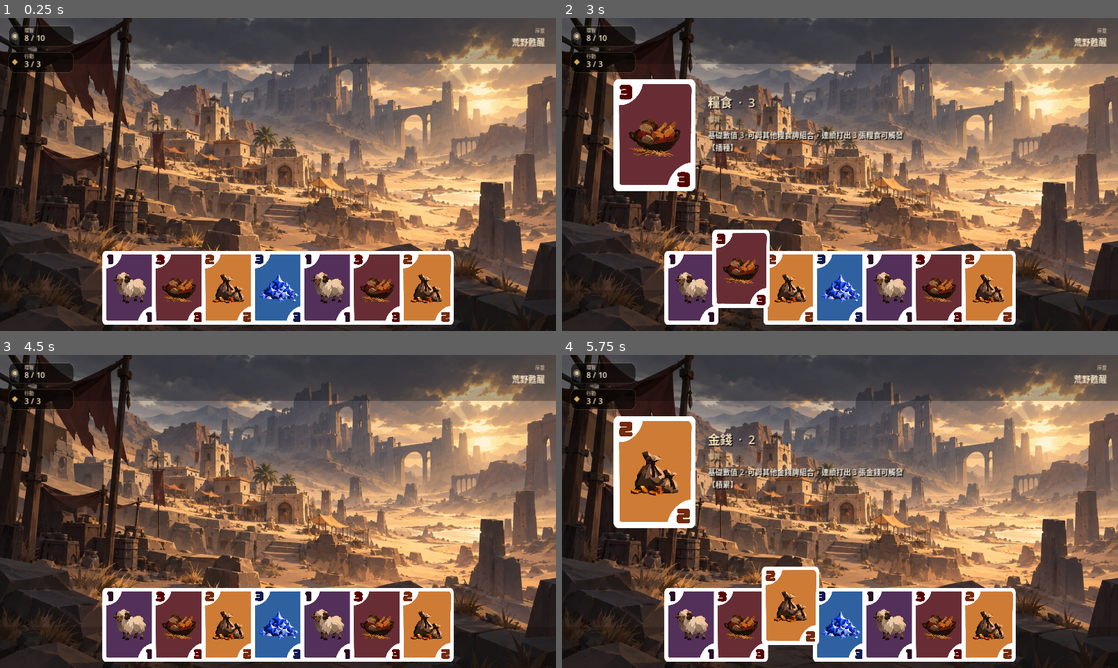
Above: before the commit, frames 1-4 (two rows, left to right).
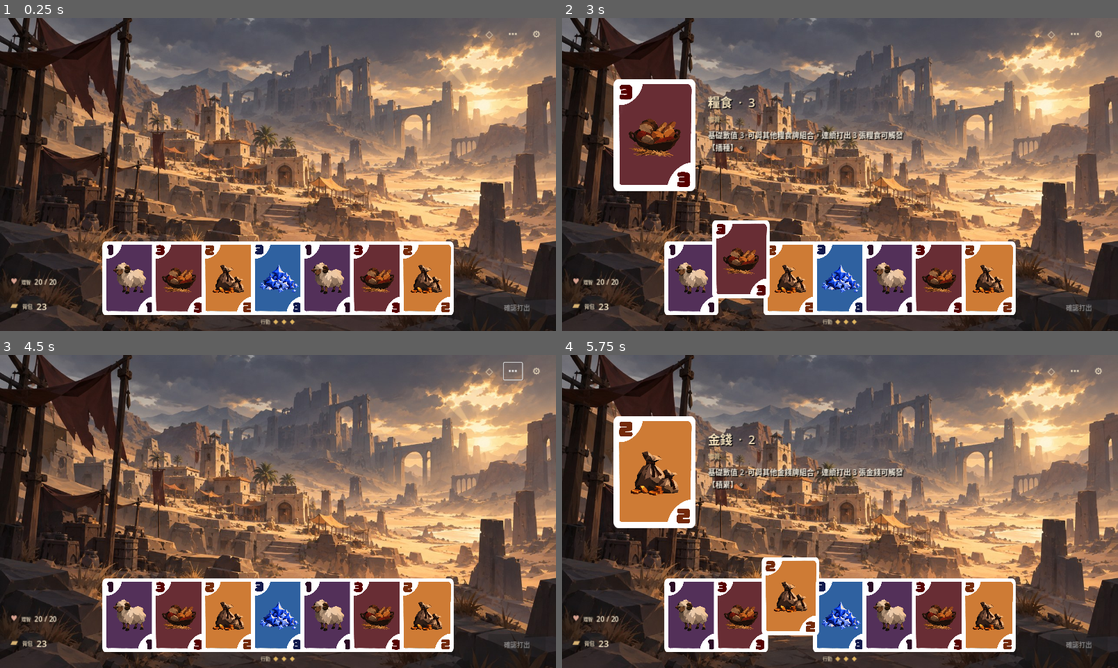
Above: after the commit, the same moments.

Repository: Timothy1007/shepherd
Game: Godot game, scene res://scenes/main.tscn
Two runs of this game, one before a commit and one after it. Both use one fixed random seed, a clock stepped at 60 frames per second and the inputs below.
Inputs (mouse positions are in pixels of both pictures, inside the frame that each line leads up to):
- Up to frame 1 (0.25 s): no input
- Up to frame 2 (3 s): click (689, 287) at 0.52 s; click (689, 268) at 1.27 s; click (1051, 33) at 2 s, where only the run after the commit has a clickable "◇"; click (739, 287) at 2.77 s
- Up to frame 3 (4.5 s): click (177, 605) at 3.52 s; click (511, 370) at 4.25 s, where only the run after the commit has a clickable "⋯"
- Up to frame 4 (5.75 s): click (789, 624) at 5.02 s

The runs differ from the first frame. In frame 1, 22% of the frame differs, in the area x 0-100%, y 0-98%; in frame 2, 22%; in frame 3, 22%; in frame 4, 22%.

Commit message:
ui: establish four-corner encounter HUD layout

Diff:
--- a/godot/scripts/main.gd
+++ b/godot/scripts/main.gd
@@ -53,33 +53,43 @@
 	scene_bg.stretch_mode=TextureRect.STRETCH_KEEP_ASPECT_COVERED
 	scene_bg.mouse_filter=Control.MOUSE_FILTER_IGNORE
 	add_child(scene_bg)
-	# Subtle cinematic grading: preserve the art while keeping HUD/cards readable.
-	var top_shade=ColorRect.new(); top_shade.position=Vector2(0,0); top_shade.size=Vector2(1280,105); top_shade.color=Color(0.025,0.022,0.019,0.30); top_shade.mouse_filter=Control.MOUSE_FILTER_IGNORE; add_child(top_shade)
-	var bottom_shade=ColorRect.new(); bottom_shade.position=Vector2(0,625); bottom_shade.size=Vector2(1280,95); bottom_shade.color=Color(0.018,0.016,0.014,0.20); bottom_shade.mouse_filter=Control.MOUSE_FILTER_IGNORE; add_child(bottom_shade)
-
-	# Sparse first-person HUD: sanity and AP are intentionally separated.
-	var sanity=PanelContainer.new(); sanity.position=Vector2(20,18); sanity.size=Vector2(150,48); sanity.add_theme_stylebox_override("panel",panel_style(Color(0.025,0.023,0.021,0.60),13,Color(0.82,0.72,0.53,0.20),1)); add_child(sanity)
-	var sanity_row=HBoxContainer.new(); sanity_row.add_theme_constant_override("separation",9); sanity.add_child(sanity_row)
-	var sanity_icon=make_label("◉",20,Color("#d6c39d")); sanity_icon.custom_minimum_size=Vector2(26,0); sanity_icon.horizontal_alignment=HORIZONTAL_ALIGNMENT_CENTER; sanity_row.add_child(sanity_icon)
-	var sanity_text=VBoxContainer.new(); sanity_text.add_theme_constant_override("separation",-3); sanity_row.add_child(sanity_text)
-	var sanity_name=make_label("理智",11,Color("#b9aa91")); sanity_text.add_child(sanity_name)
-	var sanity_value=make_label("8 / 10",18,Color("#fff0d2")); sanity_text.add_child(sanity_value)
-
-	var ap=PanelContainer.new(); ap.position=Vector2(20,78); ap.size=Vector2(150,48); ap.add_theme_stylebox_override("panel",panel_style(Color(0.025,0.023,0.021,0.60),13,Color(0.82,0.72,0.53,0.20),1)); add_child(ap)
-	var ap_row=HBoxContainer.new(); ap_row.add_theme_constant_override("separation",9); ap.add_child(ap_row)
-	var ap_icon=make_label("◆",18,Color("#d7a95d")); ap_icon.custom_minimum_size=Vector2(26,0); ap_icon.horizontal_alignment=HORIZONTAL_ALIGNMENT_CENTER; ap_row.add_child(ap_icon)
-	var ap_text=VBoxContainer.new(); ap_text.add_theme_constant_override("separation",-3); ap_row.add_child(ap_text)
-	var ap_name=make_label("行動",11,Color("#b9aa91")); ap_text.add_child(ap_name)
-	var ap_value=make_label("3 / 3",18,Color("#fff0d2")); ap_text.add_child(ap_value)
-
-	var chapter=VBoxContainer.new(); chapter.position=Vector2(1080,20); chapter.size=Vector2(174,52)
-	var ch=make_label("序章",11,Color("#c2b294")); ch.horizontal_alignment=HORIZONTAL_ALIGNMENT_RIGHT; chapter.add_child(ch)
-	var loc=make_label("荒野甦醒",19,Color("#f5e4c5")); loc.horizontal_alignment=HORIZONTAL_ALIGNMENT_RIGHT; chapter.add_child(loc); add_child(chapter)
+	# Encounter HUD layout: corners have stable responsibilities.
+	# No full-width black overlays; the scene art remains visually dominant.
+	var nav=HBoxContainer.new(); nav.position=Vector2(1080,18); nav.size=Vector2(176,38); nav.alignment=BoxContainer.ALIGNMENT_END; nav.add_theme_constant_override("separation",12); add_child(nav)
+	for nav_item in [["◇","地圖"],["⋯","探索"],["⚙","設定"]]:
+		var nav_button=Button.new(); nav_button.text=nav_item[0]; nav_button.tooltip_text=nav_item[1]; nav_button.custom_minimum_size=Vector2(42,38); nav_button.flat=true; nav_button.add_theme_font_size_override("font_size",22); nav_button.add_theme_color_override("font_color",Color("#f3e3c5")); nav_button.add_theme_color_override("font_hover_color",Color.WHITE); nav.add_child(nav_button)
+
+	# Left-bottom: player state / backpack.
+	var sanity_row=HBoxContainer.new(); sanity_row.position=Vector2(24,594); sanity_row.size=Vector2(180,28); sanity_row.add_theme_constant_override("separation",8); add_child(sanity_row)
+	var sanity_icon=make_label("♥",18,Color("#d7a08f")); sanity_row.add_child(sanity_icon)
+	var sanity_label=make_label("理智",11,Color("#d0c2aa")); sanity_row.add_child(sanity_label)
+	var sanity_value=make_label("20 / 20",16,Color("#fff1d6")); sanity_row.add_child(sanity_value)
+
+	var backpack=HBoxContainer.new(); backpack.position=Vector2(24,642); backpack.size=Vector2(190,44); backpack.add_theme_constant_override("separation",9); add_child(backpack)
+	var backpack_icon=make_label("▰",23,Color("#d5b071")); backpack_icon.tooltip_text="背包"; backpack.add_child(backpack_icon)
+	var backpack_name=make_label("背包",12,Color("#cfc0a7")); backpack.add_child(backpack_name)
+	var backpack_count=make_label("23",21,Color("#fff0cf")); backpack.add_child(backpack_count)
+
+	# AP belongs to card play, so it stays near the hand rather than in a system corner.
+	var ap=HBoxContainer.new(); ap.position=Vector2(574,684); ap.size=Vector2(132,30); ap.alignment=BoxContainer.ALIGNMENT_CENTER; ap.add_theme_constant_override("separation",7); add_child(ap)
+	var ap_name=make_label("行動",11,Color("#c7b89e")); ap.add_child(ap_name)
+	for i in range(3):
+		var pip=make_label("◆",15,Color("#e1b55f")); ap.add_child(pip)
+
+	# Right-bottom is reserved for contextual confirmation/effect choices.
+	var action_area=HBoxContainer.new(); action_area.position=Vector2(1082,642); action_area.size=Vector2(174,48); action_area.alignment=BoxContainer.ALIGNMENT_END; add_child(action_area)
+	var confirm=Button.new(); confirm.text="確認打出"; confirm.custom_minimum_size=Vector2(132,44); confirm.disabled=true; confirm.add_theme_font_size_override("font_size",15); confirm.add_theme_stylebox_override("normal",panel_style(Color(0.07,0.06,0.05,0.52),12,Color(0.78,0.64,0.40,0.25),1)); confirm.add_theme_stylebox_override("hover",panel_style(Color(0.11,0.09,0.07,0.80),12,Color(0.90,0.73,0.43,0.55),1)); action_area.add_child(confirm)
+
+	# Enemy information anchor. Hidden until an Encounter supplies an enemy.
+	var enemy_anchor=VBoxContainer.new(); enemy_anchor.position=Vector2(490,74); enemy_anchor.size=Vector2(300,82); enemy_anchor.visible=false; enemy_anchor.name="EnemyHUD"; add_child(enemy_anchor)
+	var enemy_name=make_label("敵人",18,Color("#f5e5c8")); enemy_name.horizontal_alignment=HORIZONTAL_ALIGNMENT_CENTER; enemy_anchor.add_child(enemy_name)
+	var enemy_hp=make_label("HP  ━━━━━━━━━━",13,Color("#d9b6a0")); enemy_hp.horizontal_alignment=HORIZONTAL_ALIGNMENT_CENTER; enemy_anchor.add_child(enemy_hp)
+	var intents=make_label("⚔ 3   →   ⚔ 4   →   ✦",15,Color("#ead9bc")); intents.horizontal_alignment=HORIZONTAL_ALIGNMENT_CENTER; enemy_anchor.add_child(intents)
 
 	# First-person exploration view: the protagonist is intentionally not pinned on-screen.
 
 
-	var hand=Control.new(); hand.position=Vector2(0,536); hand.size=Vector2(1280,180); hand.mouse_filter=Control.MOUSE_FILTER_PASS; add_child(hand)
+	var hand=Control.new(); hand.position=Vector2(0,514); hand.size=Vector2(1280,170); hand.mouse_filter=Control.MOUSE_FILTER_PASS; add_child(hand)
 	var count: int = hand_cards.size()
 	var overlap: float = 16.0
 	var step: float = CARD_SIZE.x - overlap
